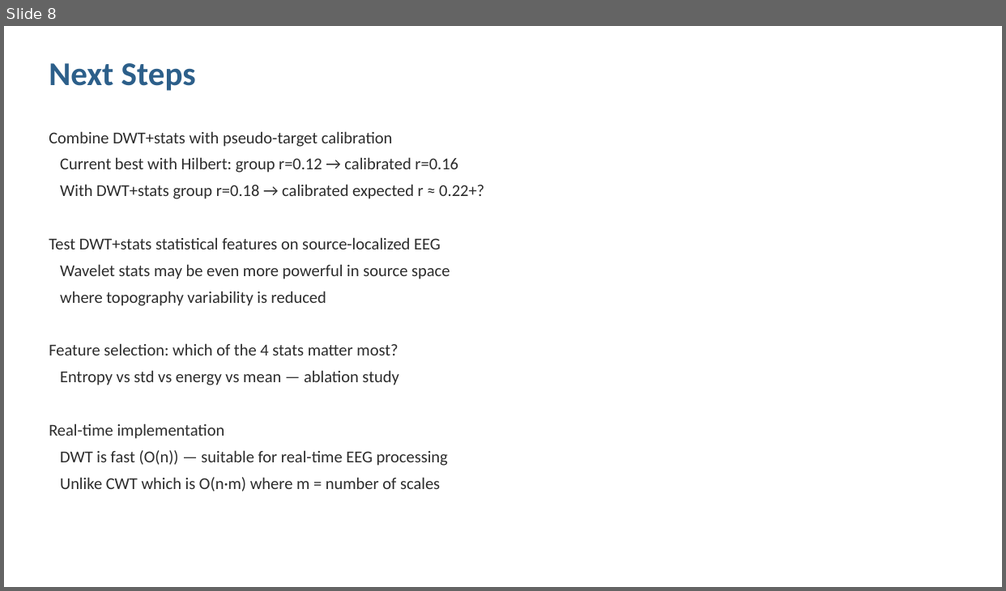
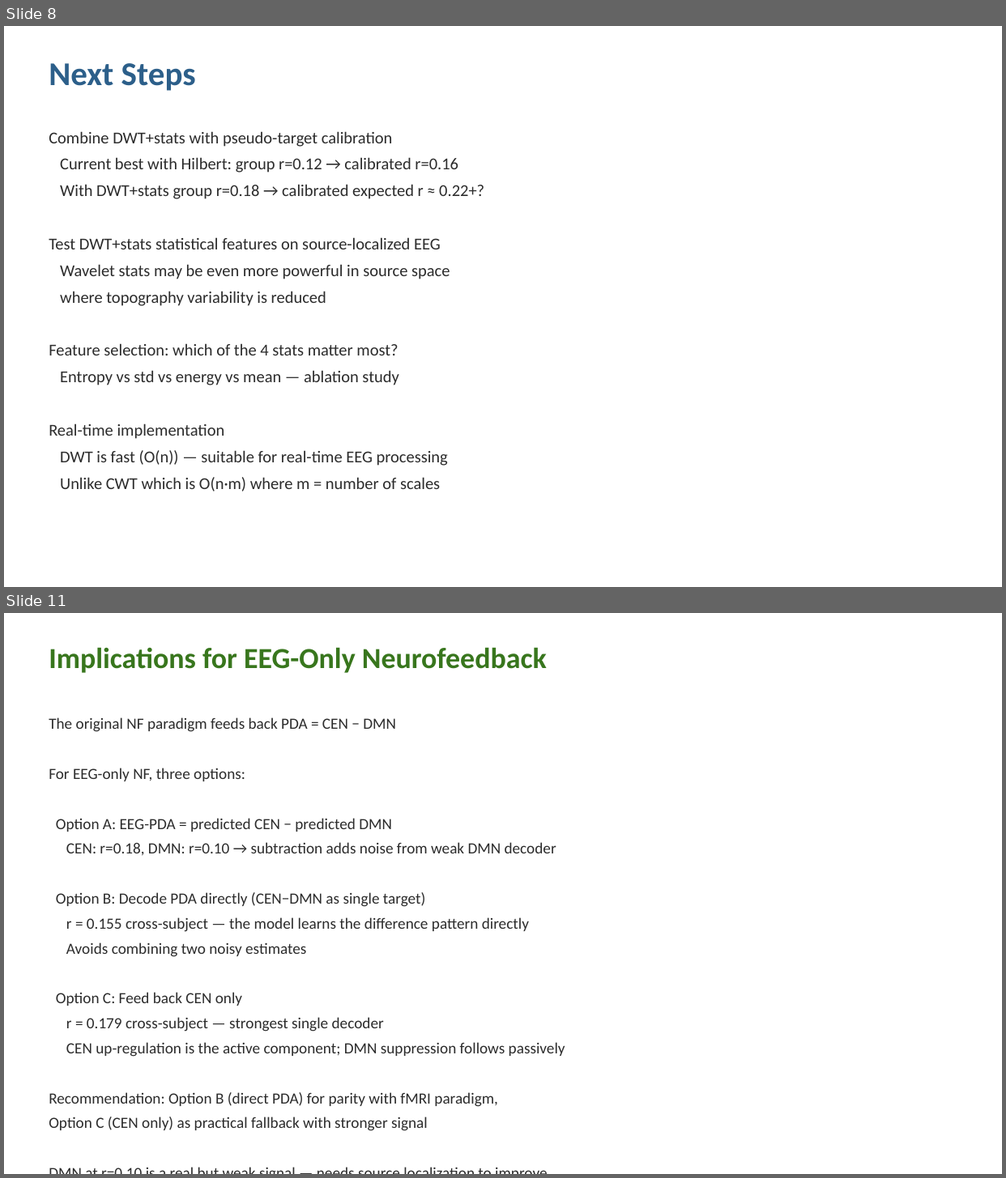
Before and after one commit to cccbauer/dmnelf, a slide deck: analysis/fingerprint/wavelet_coupling/wavelet_coupling_results.pptx. Shown one above the other, each under a label of ours: slide 8 before the commit, slides 8 and 11 after it; the slides between them are not shown. The pictures are 1006x591 and 1006x1178 pixels, drawn with LibreOffice and Linux fonts; fonts in the diff are those of the drawing. Boxes give left, top, right and bottom in pixels: in the first picture for what was removed or moved away, otherwise in the second. Text is boxed around its words. In the diff, an @@ line names an element or a change of style, - is before the commit and + after.

```diff
--- a/analysis/fingerprint/wavelet_coupling/wavelet_coupling_results.pptx
+++ b/analysis/fingerprint/wavelet_coupling/wavelet_coupling_results.pptx
@@ slide 11 added at bbox=[4, 613, 1002, 1174], background #FFFFFF @@
@@ text added at bbox=[49, 647, 547, 673], 28 pt, text #38761D, bold @@
+Implications for EEG-Only Neurofeedback
@@ text added at bbox=[49, 717, 565, 1131], 15 pt, text #2C2C2C @@
+The original NF paradigm feeds back PDA = CEN − DMN
+For EEG-only NF, three options:
+Option A: EEG-PDA = predicted CEN − predicted DMN
+CEN: r=0.18, DMN: r=0.10 → subtraction adds noise from weak DMN decoder
+Option B: Decode PDA directly (CEN−DMN as single target)
+r = 0.155 cross-subject — the model learns the difference pattern directly
+Avoids combining two noisy estimates
+Option C: Feed back CEN only
+r = 0.179 cross-subject — strongest single decoder
+CEN up-regulation is the active component; DMN suppression follows passively
+Recommendation: Option B (direct PDA) for parity with fMRI paradigm,
+Option C (CEN only) as practical fallback with stronger signal
+DMN at r=0.10 is a real but weak signal — needs source localization to improve
```
Also in this commit, not shown: 3 other slides added, 1 slide removed, 5 other files.
